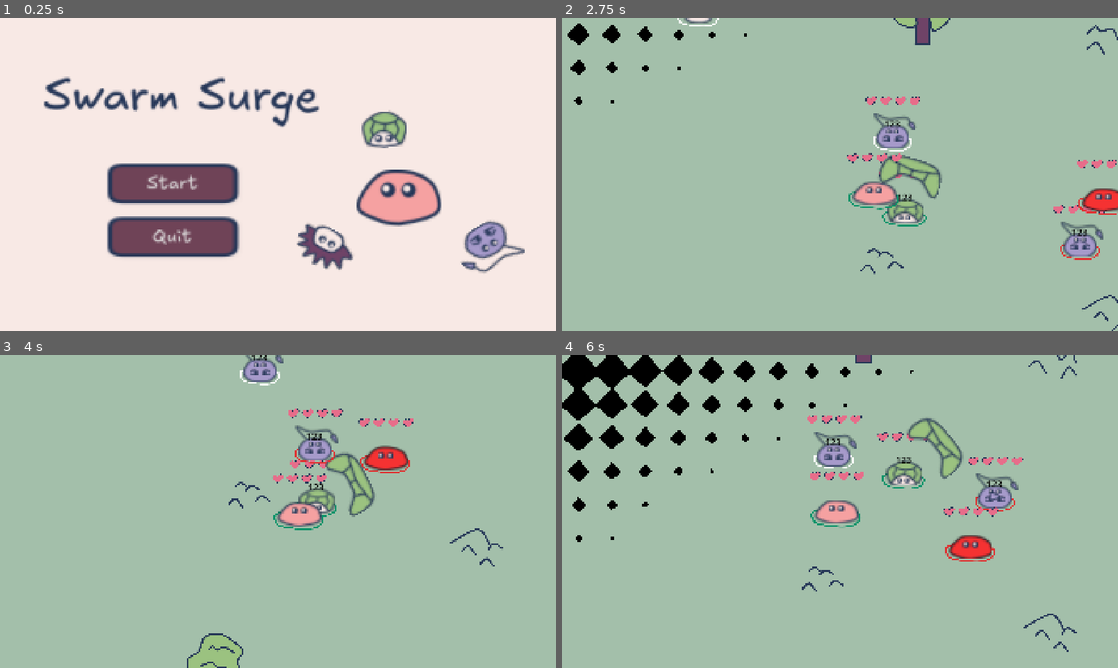
Above: before the commit, frames 1-4 (two rows, left to right).
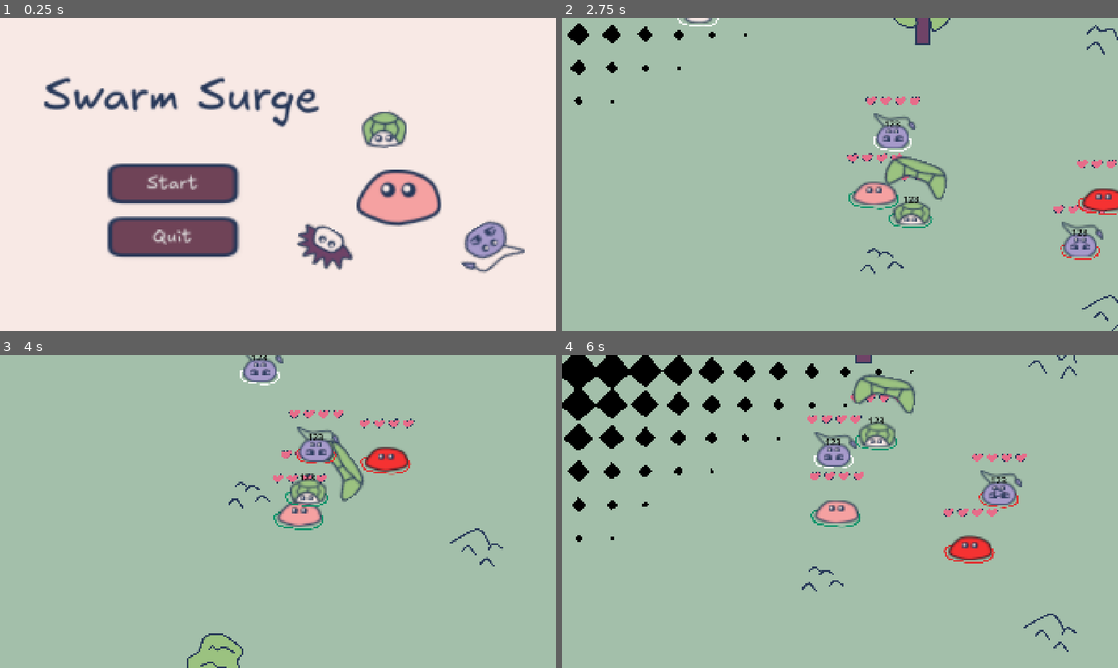
Above: after the commit, the same moments.

Repository: rinevard/SwarmSurge
Game: Godot game, scene res://scenes/main.tscn
The game is run twice, just before and just after one commit, with the same random seed, the same clock (stepped at 60 frames per second) and the same inputs. Sound files missing from this copy of the repository are replaced by a short silence.
Inputs:
- Up to frame 1 (0.25 s): no input
- Up to frame 2 (2.75 s): click "Start" at 0.5 s; click "Start" at 1.25 s; hold D (right) from 2.03 s (still down)
- Up to frame 3 (4 s): release D (right) at 2.78 s; hold S (down) 2.78-3.53 s; hold D (right) from 3.53 s (still down)
- Up to frame 4 (6 s): release D (right) at 4.28 s; hold W (up) 4.28-5.03 s; hold A (left) 5.03-5.75 s; tap Escape (pause) at 5.65 s; click "Reset" at 5.75 s

The runs differ from the first frame. In frame 2, 1.2% of the frame differs, in the area x 57-98%, y 43-77%; in frame 3, 2.5%; in frame 4, 4.2%, in the area x 51-84%, y 6-67%.

Commit message:
重置菜单

Diff:
--- /dev/null
+++ b/scenes/die_menu.tscn
@@ -0,0 +1,87 @@
+[gd_scene load_steps=6 format=3 uid="uid://di7yq25bkslur"]
+
+[ext_resource type="Script" uid="uid://dh7onxat10tgg" path="res://scripts/die_menu.gd" id="1_4utos"]
+[ext_resource type="Texture2D" uid="uid://dcx2oxfar2x1" path="res://assets/art/menu.png" id="1_2606p"]
+[ext_resource type="PackedScene" uid="uid://8nfdqe4dxm7d" path="res://scenes/my_label.tscn" id="1_sbueq"]
+[ext_resource type="PackedScene" uid="uid://c3dxa4d5qober" path="res://scenes/my_button.tscn" id="3_uo3v1"]
+
+[sub_resource type="StyleBoxTexture" id="StyleBoxTexture_uo3v1"]
+texture = ExtResource("1_2606p")
+
+[node name="DieMenu" type="Control"]
+layout_mode = 3
+anchors_preset = 15
+anchor_right = 1.0
+anchor_bottom = 1.0
+grow_horizontal = 2
+grow_vertical = 2
+script = ExtResource("1_4utos")
+
+[node name="ColorRect" type="ColorRect" parent="."]
+layout_mode = 1
+anchors_preset = 15
+anchor_right = 1.0
+anchor_bottom = 1.0
+grow_horizontal = 2
+grow_vertical = 2
+color = Color(0.341176, 0.341176, 0.341176, 0.588235)
+
+[node name="Panel" type="Panel" parent="."]
+layout_mode = 1
+anchors_preset = 8
+anchor_left = 0.5
+anchor_top = 0.5
+anchor_right = 0.5
+anchor_bottom = 0.5
+offset_left = -400.0
+offset_top = -300.0
+offset_right = 400.0
+offset_bottom = 300.0
+grow_horizontal = 2
+grow_vertical = 2
+theme_override_styles/panel = SubResource("StyleBoxTexture_uo3v1")
+
+[node name="MyLabel" parent="Panel" instance=ExtResource("1_sbueq")]
+layout_mode = 1
+anchors_preset = 8
+anchor_left = 0.5
+anchor_top = 0.5
+anchor_right = 0.5
+anchor_bottom = 0.5
+offset_left = -308.0
+offset_top = -217.0
+offset_right = 308.0
+offset_bottom = -59.0
+grow_horizontal = 2
+grow_vertical = 2
+theme_override_colors/default_color = Color(0.145098, 0.211765, 0.341176, 1)
+theme_override_colors/selection_color = Color(0.145098, 0.211765, 0.341176, 1)
+theme_override_font_sizes/bold_italics_font_size = 96
+theme_override_font_sizes/italics_font_size = 96
+theme_override_font_sizes/mono_font_size = 96
+theme_override_font_sizes/normal_font_size = 96
+theme_override_font_sizes/bold_font_size = 96
+text = "Swarm Fades"
+horizontal_alignment = 1
+vertical_alignment = 1
+
+[node name="VBoxContainer" type="VBoxContainer" parent="Panel"]
+layout_mode = 1
+anchors_preset = 8
+anchor_left = 0.5
+anchor_top = 0.5
+anchor_right = 0.5
+anchor_bottom = 0.5
+offset_left = -170.0
+offset_top = 17.0
+offset_right = 170.0
+offset_bottom = 137.0
+grow_horizontal = 2
+grow_vertical = 2
+
+[node name="ResetButton" parent="Panel/VBoxContainer" instance=ExtResource("3_uo3v1")]
+custom_minimum_size = Vector2(340, 120)
+layout_mode = 2
+text = "Reset"
+
+[connection signal="pressed" from="Panel/VBoxContainer/ResetButton" to="." method="_on_reset_button_pressed"]
--- a/scenes/game.tscn
+++ b/scenes/game.tscn
@@ -78,6 +78,10 @@
 
 [node name="Creatures" type="Node2D" parent="."]
 
+[node name="SwarmMaster" parent="Creatures" instance=ExtResource("1_yqjtg")]
+z_index = 0
+position = Vector2(435, 617)
+
 [node name="Scorpion" parent="Creatures" instance=ExtResource("2_lnu2h")]
 position = Vector2(672, 420)
 
@@ -89,10 +93,6 @@
 
 [node name="EnemyMaster" parent="Creatures" instance=ExtResource("5_p57ef")]
 position = Vector2(1509, 641)
-
-[node name="SwarmMaster" parent="Creatures" instance=ExtResource("1_yqjtg")]
-z_index = 0
-position = Vector2(435, 617)
 
 [node name="Hedgehog" parent="Creatures" instance=ExtResource("6_u5sy4")]
 
--- a/scenes/main.tscn
+++ b/scenes/main.tscn
@@ -1,9 +1,10 @@
-[gd_scene load_steps=6 format=3 uid="uid://yel15k7lcms3"]
+[gd_scene load_steps=7 format=3 uid="uid://yel15k7lcms3"]
 
 [ext_resource type="Script" uid="uid://dlweylyt5upyd" path="res://scripts/main.gd" id="1_0wfyh"]
 [ext_resource type="PackedScene" uid="uid://1eymsm54kac0" path="res://scenes/pause_menu.tscn" id="3_sugp2"]
 [ext_resource type="PackedScene" uid="uid://c38p3qlh1a6yt" path="res://scenes/start_menu.tscn" id="4_jyhfs"]
 [ext_resource type="Shader" uid="uid://de1yfa261tayo" path="res://scripts/transition_mask.gdshader" id="4_tbgi4"]
+[ext_resource type="PackedScene" uid="uid://di7yq25bkslur" path="res://scenes/die_menu.tscn" id="5_tbgi4"]
 
 [sub_resource type="ShaderMaterial" id="ShaderMaterial_tefeu"]
 shader = ExtResource("4_tbgi4")
@@ -19,6 +20,8 @@
 [node name="PauseMenu" parent="CanvasLayer" instance=ExtResource("3_sugp2")]
 visible = false
 
+[node name="DieMenu" parent="CanvasLayer" instance=ExtResource("5_tbgi4")]
+
 [node name="StartMenu" parent="CanvasLayer" instance=ExtResource("4_jyhfs")]
 
 [node name="TransitionMask" type="ColorRect" parent="CanvasLayer"]
@@ -33,5 +36,6 @@
 
 [connection signal="pause_clicked" from="CanvasLayer/PauseMenu" to="." method="_on_pause_menu_pause_clicked"]
 [connection signal="reset_game" from="CanvasLayer/PauseMenu" to="." method="_on_pause_menu_reset_game"]
+[connection signal="reset_clicked" from="CanvasLayer/DieMenu" to="." method="_on_die_menu_reset_clicked"]
 [connection signal="exit_clicked" from="CanvasLayer/StartMenu" to="." method="_on_start_menu_exit_clicked"]
 [connection signal="start_clicked" from="CanvasLayer/StartMenu" to="." method="_on_start_menu_start_clicked"]
--- a/scenes/pause_menu.tscn
+++ b/scenes/pause_menu.tscn
@@ -49,7 +49,7 @@
 offset_top = 98.0
 offset_right = 600.0
 offset_bottom = 220.0
-theme_override_colors/default_color = Color(0, 0, 0, 1)
+theme_override_colors/default_color = Color(0.145098, 0.211765, 0.341176, 1)
 theme_override_font_sizes/bold_italics_font_size = 96
 theme_override_font_sizes/italics_font_size = 96
 theme_override_font_sizes/mono_font_size = 96
--- a/scripts/creatures/swarm_master.gd
+++ b/scripts/creatures/swarm_master.gd
@@ -185,3 +185,4 @@
 ## override
 func die() -> void:
 	super()
+	Global.player_die.emit()
--- /dev/null
+++ b/scripts/die_menu.gd
@@ -0,0 +1,7 @@
+extends Control
+class_name DieMenu
+
+signal reset_clicked()
+
+func _on_reset_button_pressed() -> void:
+	reset_clicked.emit()
--- a/scripts/globals/global.gd
+++ b/scripts/globals/global.gd
@@ -1,4 +1,7 @@
 extends Node
+
+# 仅由 player_master 触发
+signal player_die()
 
 enum GROUP {
 	FRIEND,
--- a/scripts/main.gd
+++ b/scripts/main.gd
@@ -1,6 +1,7 @@
 extends Node2D
 
 @onready var pause_menu: PauseMenu = $CanvasLayer/PauseMenu
+@onready var die_menu: DieMenu = $CanvasLayer/DieMenu
 @onready var start_menu: StartMenu = $CanvasLayer/StartMenu
 @onready var transition_mask: ColorRect = $CanvasLayer/TransitionMask
 
@@ -9,12 +10,17 @@
 const GAME = preload("res://scenes/game.tscn")
 
 func _ready() -> void:
+	Global.player_die.connect(_on_player_die)
+	pause_menu.hide()
+	die_menu.hide()
 	start_menu.show()
-	pause_menu.hide()
 
 func _input(event: InputEvent) -> void:
 	if event.is_action_pressed("pause"):
 		_toggle_pause()
+
+func _on_player_die() -> void:
+	die_menu.show()
 
 func _toggle_pause() -> void:
 	Global.game_paused = not Global.game_paused
@@ -73,3 +79,17 @@
 	call_deferred("add_child", game)
 	Global.game_paused = false
 	await _transition_fade_out()
+
+func _on_die_menu_reset_clicked() -> void:
+	Global.game_paused = true
+	MusicPlayer.stop_all()
+	die_menu.hide()
+	await _transition_fade_in()
+
+	if game and is_instance_valid(game):
+		game.call_deferred("queue_free")
+	game = GAME.instantiate()
+	Global.reset_game_data(game)
+	call_deferred("add_child", game)
+	Global.game_paused = false
+	await _transition_fade_out()
Not shown, added: scripts/die_menu.gd.uid
